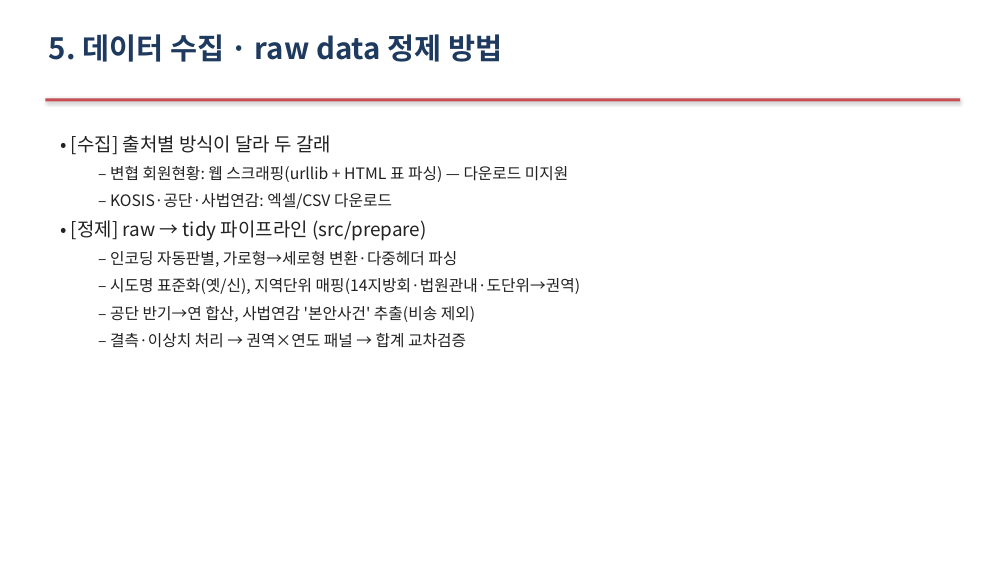
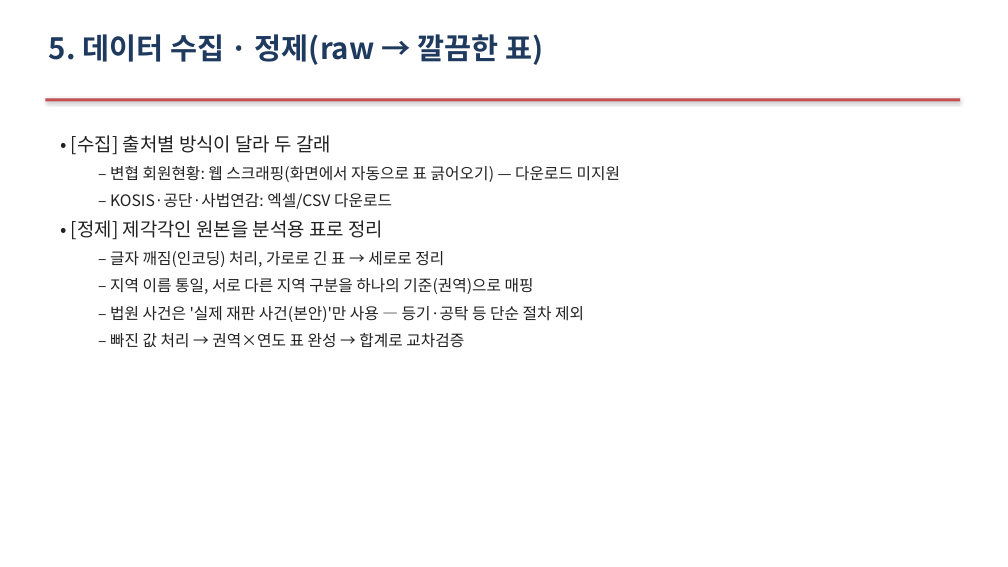
Before and after one commit to Allenkeem/llai-project, a slide deck: slide 7 of reports/발표자료.pptx. Drawn at 1008x567 pixels with LibreOffice and Linux fonts; fonts in the diff are those of the drawing. Boxes give left, top, right and bottom in pixels: in the first picture for what was removed or moved away, otherwise in the second. Text is boxed around its words. In the diff, an @@ line names an element or a change of style, - is before the commit and + after.

```diff
--- a/reports/발표자료.pptx
+++ b/reports/발표자료.pptx
@@ text at (49,34,543,65): text changed @@
-5. 데이터 수집 · raw data 정제 방법
+5. 데이터 수집 · 정제(raw → 깔끔한 표)
@@ text at (110,166,620,182): text changed @@
-  – 변협 회원현황: 웹 스크래핑(urllib + HTML 표 파싱) — 다운로드 미지원
+  – 변협 회원현황: 웹 스크래핑(화면에서 자동으로 표 긁어오기) — 다운로드 미지원
@@ text at (71,220,584,348): text changed @@
-• [정제] raw → tidy 파이프라인 (src/prepare)
-  – 인코딩 자동판별, 가로형→세로형 변환·다중헤더 파싱
-  – 시도명 표준화(옛/신), 지역단위 매핑(14지방회·법원관내·도단위→권역)
-  – 공단 반기→연 합산, 사법연감 '본안사건' 추출(비송 제외)
-  – 결측·이상치 처리 → 권역×연도 패널 → 합계 교차검증
+• [정제] 제각각인 원본을 분석용 표로 정리
+  – 글자 깨짐(인코딩) 처리, 가로로 긴 표 → 세로로 정리
+  – 지역 이름 통일, 서로 다른 지역 구분을 하나의 기준(권역)으로 매핑
+  – 법원 사건은 '실제 재판 사건(본안)'만 사용 — 등기·공탁 등 단순 절차 제외
+  – 빠진 값 처리 → 권역×연도 표 완성 → 합계로 교차검증
```
Also in this commit, not shown: 18 other slides changed, 1 slide added, 1 slide removed.
